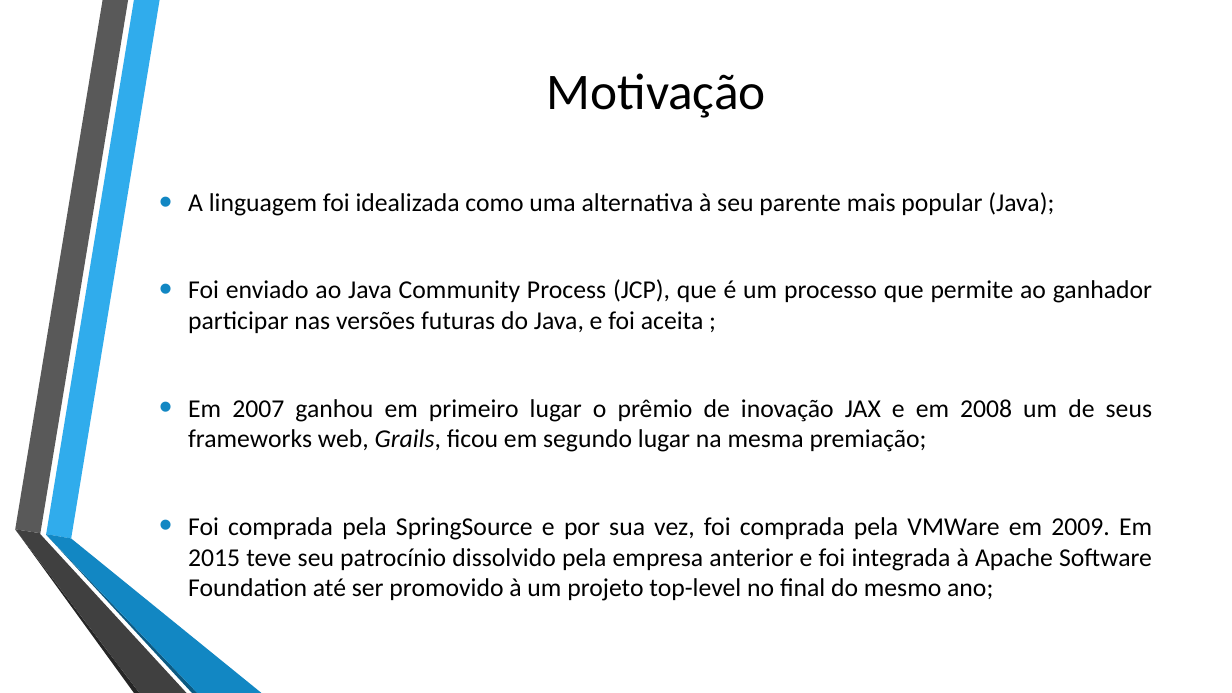
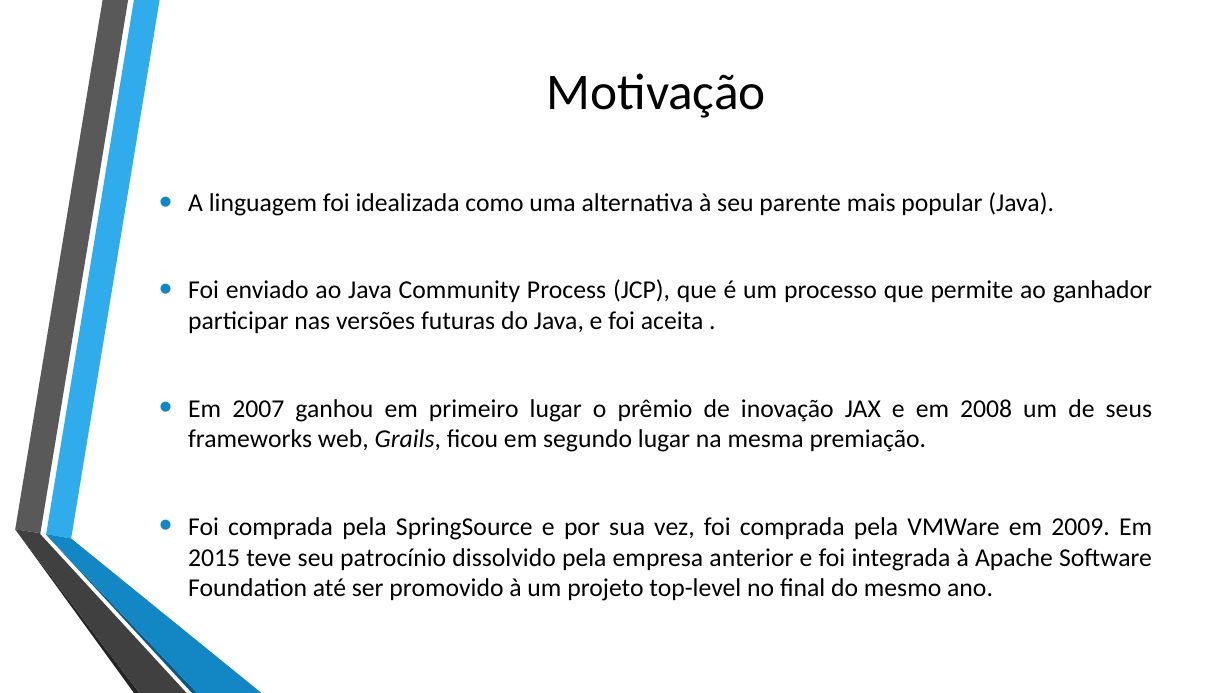
Before and after one commit to Sevzera/lp-cefet, a slide deck: slide 3 of Seminario/Apresentacao Groovy.pptx. Drawn at 1232x693 pixels with LibreOffice and Linux fonts; fonts in the diff are those of the drawing; background and template pictures are left out. Boxes give left, top, right and bottom in pixels: in the first picture for what was removed or moved away, otherwise in the second. Text is boxed around its words. In the diff, an @@ line names an element or a change of style, - is before the commit and + after.

```diff
--- a/Seminario/Apresentacao Groovy.pptx
+++ b/Seminario/Apresentacao Groovy.pptx
@@ text at (188, 192, 1152, 601): text changed @@
-• A linguagem foi idealizada como uma alternativa à seu parente mais popular (Java);
-• Foi enviado ao Java Community Process (JCP), que é um processo que permite ao ganhador participar nas versões futuras do Java, e foi aceita ;
-• Em 2007 ganhou em primeiro lugar o prêmio de inovação JAX e em 2008 um de seus frameworks web, Grails, ficou em segundo lugar na mesma premiação;
-• Foi comprada pela SpringSource e por sua vez, foi comprada pela VMWare em 2009. Em 2015 teve seu patrocínio dissolvido pela empresa anterior e foi integrada à Apache Software Foundation até ser promovido à um projeto top-level no final do mesmo ano;
+• A linguagem foi idealizada como uma alternativa à seu parente mais popular (Java).
+• Foi enviado ao Java Community Process (JCP), que é um processo que permite ao ganhador participar nas versões futuras do Java, e foi aceita .
+• Em 2007 ganhou em primeiro lugar o prêmio de inovação JAX e em 2008 um de seus frameworks web, Grails, ficou em segundo lugar na mesma premiação.
+• Foi comprada pela SpringSource e por sua vez, foi comprada pela VMWare em 2009. Em 2015 teve seu patrocínio dissolvido pela empresa anterior e foi integrada à Apache Software Foundation até ser promovido à um projeto top-level no final do mesmo ano.
```
Also in this commit, not shown: 16 other slides changed, 1 other file.
